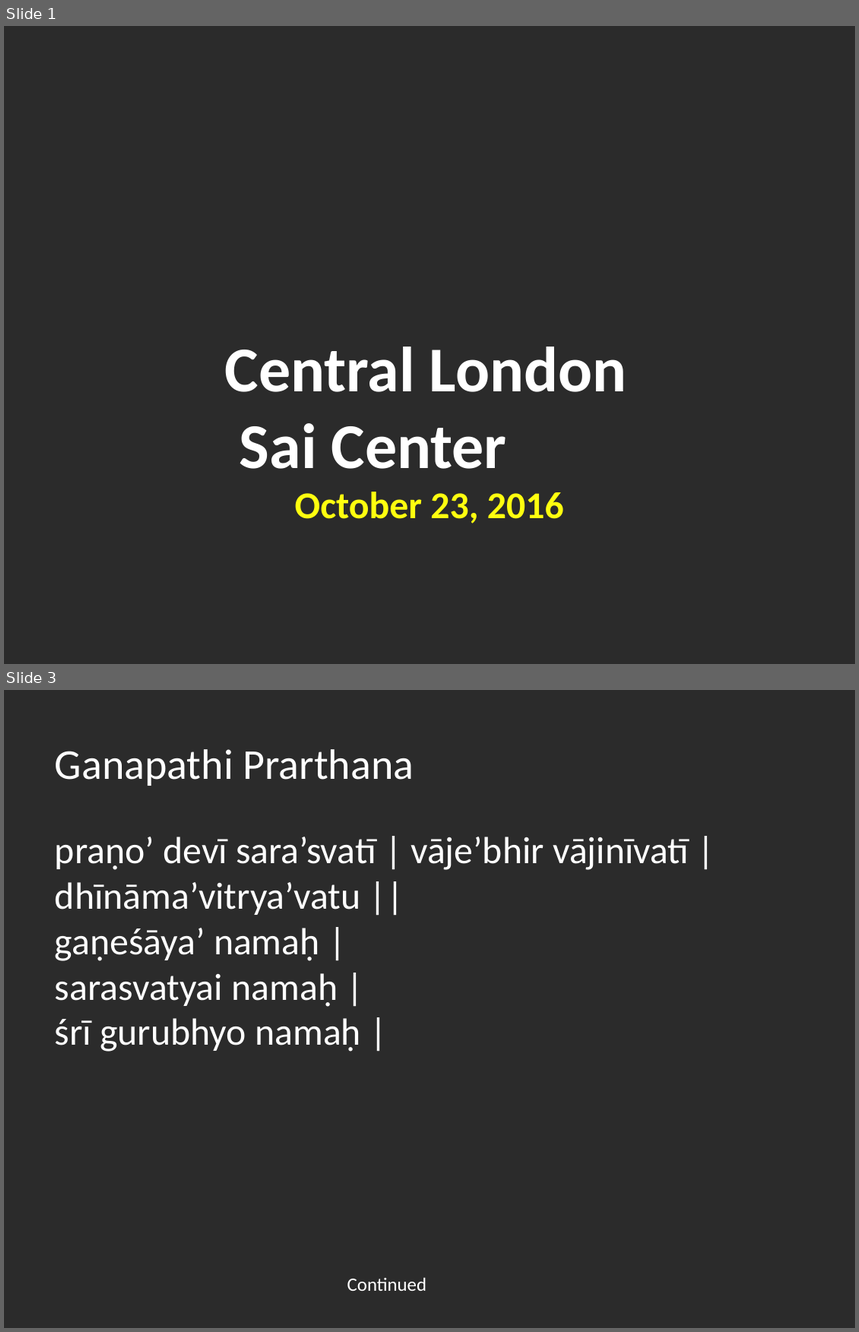
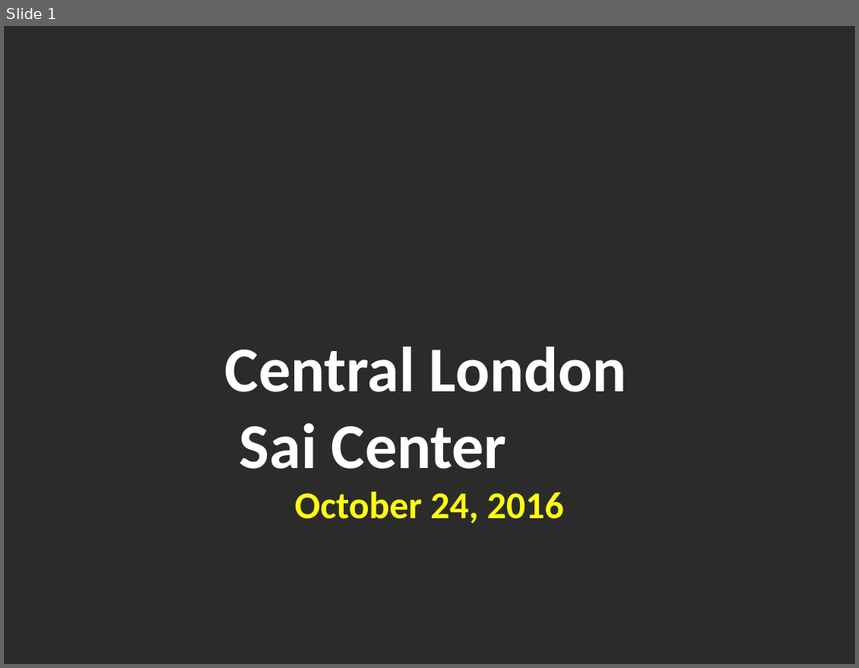
Before and after one commit to riteshreddyr/bhajanpresentationmaker, a slide deck: generated_ppts/bhajans.pptx. Shown one above the other, each under a label of ours: slides 1 and 3 before the commit, slide 1 after it; the slides between them are not shown. The pictures are 859x1332 and 859x668 pixels, drawn with LibreOffice and Linux fonts; fonts in the diff are those of the drawing; background and template pictures are left out; a plain dark background stands for a picture behind light text. Boxes give left, top, right and bottom in pixels: in the first picture for what was removed or moved away, otherwise in the second. Text is boxed around its words. In the diff, an @@ line names an element or a change of style, - is before the commit and + after.

```diff
--- a/generated_ppts/bhajans.pptx
+++ b/generated_ppts/bhajans.pptx
@@ slide 3 removed at [4, 690, 855, 1328], background picture (left out) @@
@@ text removed at [55, 749, 414, 786] @@
-Ganapathi Prarthana
@@ text removed at [55, 837, 689, 1052] @@
-praṇo’ devī sara’svatī | vāje’bhir vājinīvatī |
-dhīnāma’vitrya’vatu ||
-gaṇeśāya’ namaḥ |
-sarasvatyai namaḥ |
-śrī gurubhyo namaḥ |
@@ text removed at [348, 1277, 427, 1291] @@
-Continued
@@ slide 1 changed as well @@
@@ text at [225, 347, 626, 524]: text changed @@
-Central London
-Sai Center
-October 23, 2016
+Central London
+Sai Center
+October 24, 2016
```
Also in this commit, not shown: 5 other slides changed, 5 slides added, 3 other slides removed, 2 other files.
